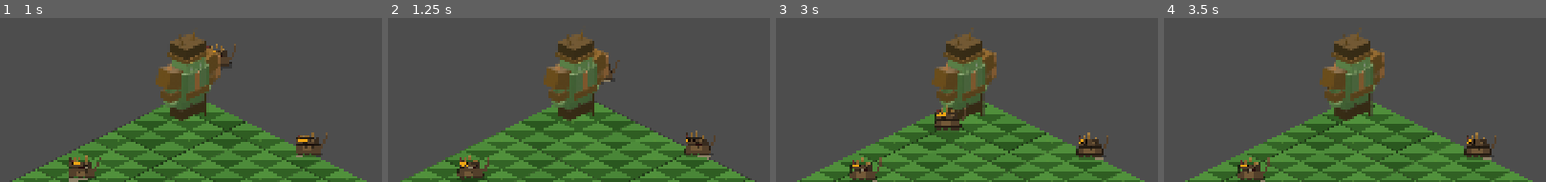
Above: before the commit, frames 1-4 (left to right).
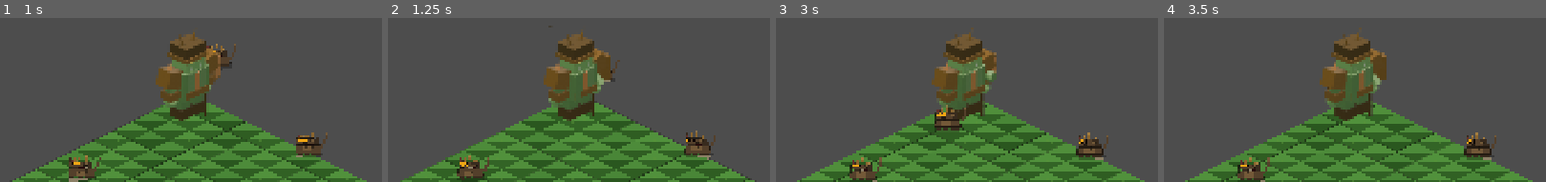
Above: after the commit, the same moments.

Repository: jonvmnielsen/the-waking-world
Game: Godot game, scene res://scenes/world/maps/ashfield.tscn
Two runs of this game, one before a commit and one after it. Both use one fixed random seed, a clock stepped at 60 frames per second and the inputs below.
Inputs (mouse positions are % of the whole screen's width and height, from its top left):
- Up to frame 1 (1 s): move the mouse to (72, 28) at 0.52 s; click (72, 28) at 0.67 s
- Up to frame 2 (1.25 s): no input
- Up to frame 3 (3 s): move the mouse to (30, 41) at 1.27 s; click (30, 41) at 1.42 s; move the mouse to (60, 6) at 2.02 s; click (60, 6) at 2.17 s; move the mouse to (45, 61) at 2.77 s; click (45, 61) at 2.92 s
- Up to frame 4 (3.5 s): no input
The pictures show only the part of the screen within x 25-75%, y 9-59%; the shares and areas given below are measured in that part.

Frame 1 is identical in both runs. In frame 2, 0.5% of the frame differs, in the area x 42-59%, y 4-55%; in frame 3, 0.3%; in frame 4, 0.5%.

Commit message:
fix: Kobl sprite-controller og angrebsanimation til hero
Tre bugs rettet:

1. opdater_animation() kaldt aldrig
   - hero_controller har nu @onready var _sprite
   - Kalder _sprite.opdater_animation() hvert frame i _process()

2. Angrebsanimation vistes aldrig
   - Ny var _angriber: bool sporer første tredjedel af attack-cooldown
   - _udfør_angreb() sætter _angriber = true straks

3. Retningslogik forkert
   - Ny _vel_til_anim() mapper velocity-vinkel til 8 sektorer
   - Korrekt for isometrisk kamera ved SW (225 grader azimut)
   - flip_h = true for de 4 spejlede retninger (E, SE, N, NE)

Co-Authored-By: Claude Sonnet 4.6 <noreply@anthropic.com>

Diff:
--- a/scripts/core/hero_controller.gd
+++ b/scripts/core/hero_controller.gd
@@ -1,33 +1,22 @@
-# Hero controller — input, bevægelse, kamp
+# Hero controller — input, bevægelse, kamp og sprite-styring
 class_name HeroController
 extends CharacterBody2D
 
-## Hero statistikker (sættes i Inspector eller oprettes automatisk)
 @export var stats: HeroStats
 
 @onready var nav_agent: NavigationAgent2D = $NavigationAgent2D
-@onready var hp_bar: Node2D = $HPBarPosition
+@onready var _sprite: AnimatedSprite2D    = $AnimatedSprite2D
 
-## Nuværende HP
-var nuvaerende_hp: int = 0
+var nuvaerende_hp: int    = 0
+var _bevaeges: bool       = false
+var _angreb_cooldown: float = 0.0
+var _i_kamp: bool         = false
+var _kamp_timer: float    = 0.0
 
-## Er hero i bevægelse?
-var _bevaeges: bool = false
-
-## Angrebscooldown
-var _angreb_cooldown: float = 0.0
-
-## Nuværende angrebsmål
-var _maal: Node = null
-
-## Er hero i kamp? (bruges til HP regen)
-var _i_kamp: bool = false
-var _kamp_timer: float = 0.0
-
-signal hero_doed_lokalt()
+# Sporer om vi er midt i en angrebsanimation (første halvdel af cooldown)
+var _angriber: bool = false
 
 func _ready() -> void:
-	# Opret standard stats hvis ingen er sat
 	if not stats:
 		stats = HeroStats.new()
 	nuvaerende_hp = stats.max_health
@@ -37,11 +26,9 @@
 func _unhandled_input(event: InputEvent) -> void:
 	if not GameManager.spil_aktiv:
 		return
-	# Højreklik — bevæg eller angrib
 	if event is InputEventMouseButton:
 		if event.button_index == MOUSE_BUTTON_RIGHT and event.pressed:
-			var klik_pos = get_global_mouse_position()
-			_sæt_bevaegelses_maal(klik_pos)
+			_sæt_bevaegelses_maal(get_global_mouse_position())
 
 func _physics_process(delta: float) -> void:
 	if not GameManager.spil_aktiv:
@@ -51,19 +38,17 @@
 	_opdater_bevaegelse()
 
 func _process(_delta: float) -> void:
-	# Opdater HP bar retning (altid mod kamera)
-	if hp_bar:
-		hp_bar.queue_redraw()
+	# Opdater sprite animation hvert frame
+	if _sprite and _sprite.has_method("opdater_animation"):
+		_sprite.opdater_animation(_bevaeges, _angriber, velocity)
 
-## Sæt navigationsmål ved klik
 func _sæt_bevaegelses_maal(position: Vector2) -> void:
-	_maal = null
 	nav_agent.set_target_position(position)
 	_bevaeges = true
 
-## Opdater bevægelse via NavigationAgent2D
 func _opdater_bevaegelse() -> void:
 	if not _bevaeges:
+		velocity = Vector2.ZERO
 		return
 	if nav_agent.is_navigation_finished():
 		_bevaeges = false
@@ -71,65 +56,56 @@
 		move_and_slide()
 		EventBus.hero_ankommet.emit(global_position)
 		return
-	var naeste = nav_agent.get_next_path_position()
-	var retning = global_position.direction_to(naeste)
-	velocity = retning * stats.move_speed
+	var naeste := nav_agent.get_next_path_position()
+	velocity = global_position.direction_to(naeste) * stats.move_speed
 	nav_agent.set_velocity(velocity)
 
-## Callback fra NavigationAgent2D med undgåelses-korrigeret hastighed
 func _paa_hastighed_beregnet(sikker_hastighed: Vector2) -> void:
 	velocity = sikker_hastighed
 	move_and_slide()
 
-## Opdater angrebscooldown og udfør angreb hvis klar
 func _opdater_angreb(delta: float) -> void:
 	_angreb_cooldown = max(0.0, _angreb_cooldown - delta)
+	# Angribertilstand: sand i den første tredjedel af cooldown
+	_angriber = _angreb_cooldown > (stats.attack_speed * 0.66)
 	if _angreb_cooldown > 0.0:
 		return
-	# Find nærmeste fjende inden for angrebsrækkevidde
-	var fjende = GameManager.find_naermeste_fjende(global_position)
+	var fjende := GameManager.find_naermeste_fjende(global_position)
 	if fjende and is_instance_valid(fjende):
-		var dist = global_position.distance_to(fjende.global_position)
-		if dist <= stats.attack_range:
+		if global_position.distance_to(fjende.global_position) <= stats.attack_range:
 			_udfør_angreb(fjende)
 
-## Udfør et angreb mod mål
 func _udfør_angreb(maal: Node) -> void:
 	if not maal.has_method("tag_skade"):
 		return
-	var skade = stats.beregn_skade()
-	maal.tag_skade(skade)
+	maal.tag_skade(stats.beregn_skade())
 	_angreb_cooldown = stats.attack_speed
-	_i_kamp = true
-	_kamp_timer = 3.0
+	_angriber        = true
+	_i_kamp          = true
+	_kamp_timer      = 3.0
 
-## Modtag skade fra fjende
 func tag_skade(raa_skade: int) -> void:
-	var skade = stats.beregn_reduceret_skade(raa_skade)
+	var skade := stats.beregn_reduceret_skade(raa_skade)
 	nuvaerende_hp = max(0, nuvaerende_hp - skade)
-	_i_kamp = true
+	_i_kamp   = true
 	_kamp_timer = 3.0
 	EventBus.enhed_tog_skade.emit(self, skade, nuvaerende_hp)
 	if nuvaerende_hp <= 0:
 		_dø()
 
-## Opdater kamp-timer og HP regen
 func _opdater_kamp_timer(delta: float) -> void:
 	if _i_kamp:
 		_kamp_timer -= delta
 		if _kamp_timer <= 0.0:
 			_i_kamp = false
 	elif nuvaerende_hp < stats.max_health:
-		# HP regeneration udenfor kamp
 		nuvaerende_hp = min(stats.max_health,
 			nuvaerende_hp + int(stats.hp_regen * delta * 10.0) / 10)
 
-## Hero dør
 func _dø() -> void:
 	EventBus.hero_doed.emit()
 	EventBus.enhed_doed.emit(self)
 	queue_free()
 
-## Returner HP som procent (0.0 - 1.0)
 func hp_procent() -> float:
 	return float(nuvaerende_hp) / float(stats.max_health)
--- a/scripts/core/hero_sprite_controller.gd
+++ b/scripts/core/hero_sprite_controller.gd
@@ -1,126 +1,129 @@
-# Styrer hero AnimatedSprite2D — vælger korrekt animation og retning
-# Fallback til procedural grafik (orc_visuelt.gd) hvis sprites ikke eksisterer
+# Styrer hero AnimatedSprite2D — animation, retning og sprite-indlæsning
+# Fallback: aktiverer orc_visuelt.gd hvis sprites ikke er importeret endnu
 extends AnimatedSprite2D
 
-# Sprite sheet sti (genereret af Blender pipeline)
-const SPRITE_PATH = "res://assets/sprites/orc_warrior_spritesheet.png"
+const SPRITE_PATH := "res://assets/sprites/orc_warrior_spritesheet.png"
+const FRAME_W     := 128
+const FRAME_H     := 160
 
-# Frame dimensioner
-const FRAME_W  = 128
-const FRAME_H  = 160
-const H_FRAMES = 8    # frames per række
-const V_FRAMES = 6    # antal rækker (idle, walk_s/sw/w/nw, attack)
-
-# Animationsnavne og deres række-index i sprite sheet
-const ANIM_RAEKKER = {
-	"idle":    0,
-	"walk_s":  1,
-	"walk_sw": 2,
-	"walk_w":  3,
-	"walk_nw": 4,
-	"attack":  5,
-}
-
-var _sprites_klar: bool = false
-var _nuvaerende_anim: String = "idle"
+var _sprites_klar: bool   = false
+var _aktiv_anim: String   = ""
 
 func _ready() -> void:
 	_forsøg_indlaes_sprites()
 
-## Forsøg at indlæse Blender-genereret sprite sheet
+# ---------------------------------------------------------------------------
+# Sprite-indlæsning
+# ---------------------------------------------------------------------------
 func _forsøg_indlaes_sprites() -> void:
 	if not ResourceLoader.exists(SPRITE_PATH):
-		# Sprites ikke klar — tilsæt procedural fallback
+		_aktiver_procedural_fallback()
+		return
+	var tex := load(SPRITE_PATH) as Texture2D
+	if not tex:
 		_aktiver_procedural_fallback()
 		return
 
-	var tekstur = load(SPRITE_PATH) as Texture2D
-	if not tekstur:
-		_aktiver_procedural_fallback()
-		return
+	var sf := SpriteFrames.new()
+	_tilfoej(sf, tex, "idle",    4, 0,  8.0, false)
+	_tilfoej(sf, tex, "walk_s",  8, 1, 12.0, false)
+	_tilfoej(sf, tex, "walk_sw", 8, 2, 12.0, false)
+	_tilfoej(sf, tex, "walk_w",  8, 3, 12.0, false)
+	_tilfoej(sf, tex, "walk_nw", 8, 4, 12.0, false)
+	_tilfoej(sf, tex, "attack",  6, 5, 14.0, false)
+	sprite_frames  = sf
+	_sprites_klar  = true
+	_skift_anim("idle")
+	print("[HeroSprite] Sprites indlæst OK.")
 
-	# Byg SpriteFrames dynamisk
-	var frames = SpriteFrames.new()
-	_tilfoej_animation(frames, tekstur, "idle",    4, 0, 8.0)
-	_tilfoej_animation(frames, tekstur, "walk_s",  8, 1, 12.0)
-	_tilfoej_animation(frames, tekstur, "walk_sw", 8, 2, 12.0)
-	_tilfoej_animation(frames, tekstur, "walk_w",  8, 3, 12.0)
-	_tilfoej_animation(frames, tekstur, "walk_nw", 8, 4, 12.0)
-	_tilfoej_animation(frames, tekstur, "attack",  6, 5, 14.0)
-	sprite_frames = frames
-	_sprites_klar = true
-	spil("idle")
-	print("[HeroSprite] Blender sprites indlæst.")
-
-## Tilføj én animation fra sprite sheet
-func _tilfoej_animation(sf: SpriteFrames, tex: Texture2D,
-		navn: String, antal: int, raekke: int, fps: float) -> void:
+func _tilfoej(sf: SpriteFrames, tex: Texture2D, navn: String,
+		antal: int, raekke: int, fps: float, _loop: bool) -> void:
 	sf.add_animation(navn)
 	sf.set_animation_speed(navn, fps)
 	sf.set_animation_loop(navn, true)
 	for i in range(antal):
-		var atlas = AtlasTexture.new()
-		atlas.atlas  = tex
-		atlas.region = Rect2(i * FRAME_W, raekke * FRAME_H, FRAME_W, FRAME_H)
-		sf.add_frame(navn, atlas)
+		var a := AtlasTexture.new()
+		a.atlas  = tex
+		a.region = Rect2(i * FRAME_W, raekke * FRAME_H, FRAME_W, FRAME_H)
+		sf.add_frame(navn, a)
 
-## Aktiver procedural grafik som fallback
 func _aktiver_procedural_fallback() -> void:
-	# Tilføj orc_visuelt.gd som sibling hvis det ikke allerede eksisterer
-	var parent = get_parent()
-	if parent.has_node("Visuelt"):
+	var par := get_parent()
+	if par.has_node("Visuelt"):
 		return
-	var visuelt_script = load("res://scripts/utils/orc_visuelt.gd")
-	if not visuelt_script:
+	var scr := load("res://scripts/utils/orc_visuelt.gd")
+	if not scr:
 		return
-	var visuelt = Node2D.new()
-	visuelt.set_script(visuelt_script)
-	visuelt.name = "Visuelt"
-	parent.add_child(visuelt)
-	# Skjul AnimatedSprite2D (ingen sprite frames)
+	var node := Node2D.new()
+	node.set_script(scr)
+	node.name = "Visuelt"
+	par.add_child(node)
 	visible = false
-	print("[HeroSprite] Procedural fallback aktiveret (Blender sprites mangler).")
+	print("[HeroSprite] Procedural fallback aktiv (kør Blender-pipeline for sprites).")
 
-## Opdater animation baseret på hero-tilstand
-func opdater_animation(bevaeges: bool, angriber: bool, retning: Vector2) -> void:
+# ---------------------------------------------------------------------------
+# Animations-opdatering — kaldes hvert frame fra hero_controller
+# ---------------------------------------------------------------------------
+func opdater_animation(bevaeges: bool, angriber: bool, vel: Vector2) -> void:
+	if angriber:
+		_skift_anim("attack")
+		return
+
+	if bevaeges and vel.length_squared() > 100.0:
+		var anim := _vel_til_anim(vel)
+		_skift_anim(anim)
+	else:
+		flip_h = false
+		_skift_anim("idle")
+
+# ---------------------------------------------------------------------------
+# Isometrisk retnings-mapping
+#
+# Kameraet sidder i SW (225°), ser mod NE.
+# Det betyder at verdensrummet mapper til skærmen sådan:
+#   Verden +Y (ned)  → skærm nedad-højre   → "S"  (mod viewer)
+#   Verden -X (v)    → skærm nedad-venstre → "SW"
+#   Verden -Y (op)   → skærm opad-venstre  → "W"
+#   Verden +X (h)    → skærm opad-højre    → "NW"
+#
+# De 4 modsatte retninger (N, SE, E, NE) spejles med flip_h = true.
+# ---------------------------------------------------------------------------
+func _vel_til_anim(vel: Vector2) -> String:
+	# Vinkel 0° = højre (+X), 90° = ned (+Y), stiger med uret
+	var deg := fmod(rad_to_deg(vel.angle()) + 360.0, 360.0)
+	flip_h = false
+
+	# Del cirklen i 8 sektorer à 45°, startende ved 22.5°
+	var sektor := int((deg + 22.5) / 45.0) % 8
+
+	match sektor:
+		0: # Højre (E) → spejl af "S"
+			flip_h = true
+			return "walk_s"
+		1: # Ned-højre (SE) → spejl af "SW"
+			flip_h = true
+			return "walk_sw"
+		2: # Ned (S) → "SW" (venstre-kamera-side)
+			return "walk_sw"
+		3: # Ned-venstre (SW) → "S" (mod kamera)
+			return "walk_s"
+		4: # Venstre (W) → spejl af "S" bagfra → brug "NW"
+			return "walk_nw"
+		5: # Op-venstre (NW) → "W"
+			return "walk_w"
+		6: # Op (N) → spejl af "W"
+			flip_h = true
+			return "walk_w"
+		7: # Op-højre (NE) → spejl af "NW"
+			flip_h = true
+			return "walk_nw"
+	return "walk_s"
+
+func _skift_anim(navn: String) -> void:
 	if not _sprites_klar:
 		return
-
-	var ny_anim: String
-	if angriber:
-		ny_anim = "attack"
-	elif bevaeges and retning.length() > 0.1:
-		ny_anim = _retning_til_anim(retning)
-	else:
-		ny_anim = "idle"
-
-	if ny_anim != _nuvaerende_anim:
-		_nuvaerende_anim = ny_anim
-		spil(ny_anim)
-
-## Konverter bevægelsesretning til animations-navn
-func _retning_til_anim(dir: Vector2) -> String:
-	# Isometrisk: beregn vinkel og map til S/SW/W/NW
-	var vinkel = rad_to_deg(dir.angle())
-	# Normalisér til 0-360
-	if vinkel < 0:
-		vinkel += 360.0
-	# Spejl vest-animationer for øst-retning (flip sprite i stedet)
-	if vinkel > 90 and vinkel <= 180:
-		flip_h = true
-		vinkel = 180 - vinkel
-	elif vinkel > 180 and vinkel <= 270:
-		flip_h = true
-		vinkel = vinkel - 180
-	else:
-		flip_h = false
-
-	if   vinkel < 22.5:  return "walk_s"
-	elif vinkel < 67.5:  return "walk_sw"
-	elif vinkel < 112.5: return "walk_w"
-	else:                return "walk_nw"
-
-## Wrapper for play()
-func spil(anim: String) -> void:
-	if sprite_frames and sprite_frames.has_animation(anim):
-		play(anim)
+	if navn == _aktiv_anim:
+		return
+	if sprite_frames and sprite_frames.has_animation(navn):
+		_aktiv_anim = navn
+		play(navn)
